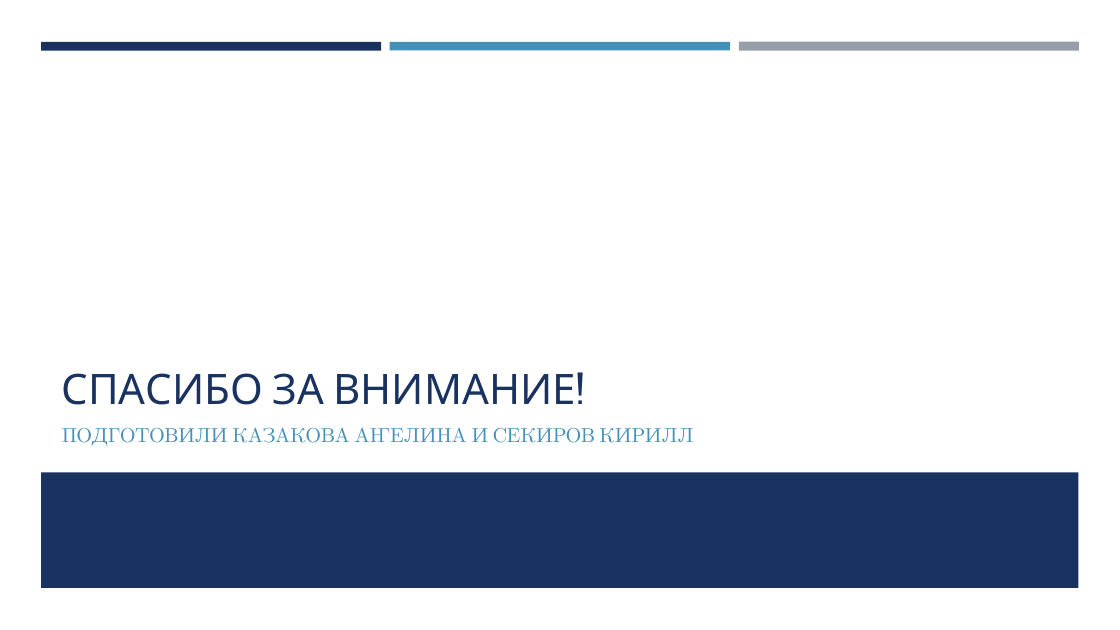
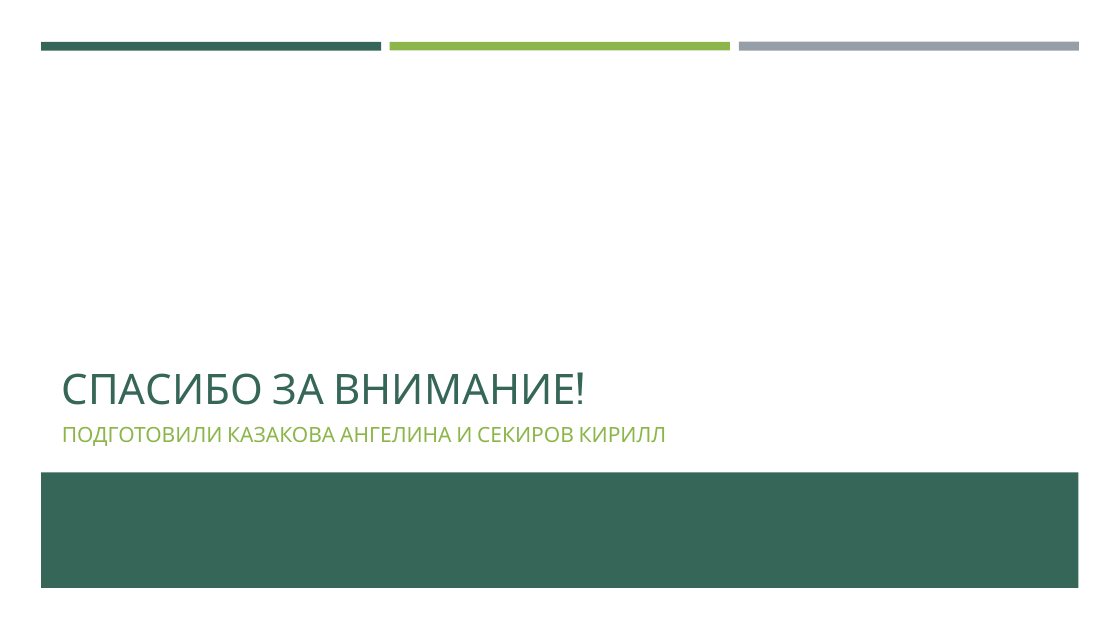
Before and after one commit to xexever/WEB-API-PROJECT, a slide deck: slide 7 of DecisionRandomizer1.pptx (slide 6 before the commit). Drawn at 1120x630 pixels with LibreOffice and Linux fonts; fonts in the diff are those of the drawing. Boxes give left, top, right and bottom in pixels: in the first picture for what was removed or moved away, otherwise in the second. Text is boxed around its words. In the diff, an @@ line names an element or a change of style, - is before the commit and + after.

```diff
--- a/DecisionRandomizer1.pptx
+++ b/DecisionRandomizer1.pptx
@@ rectangle at bbox=[41, 42, 381, 50]: fill #1A3260 to #366658 @@
@@ rectangle at bbox=[390, 42, 730, 50]: fill #4590B8 to #8CB64A @@
@@ title "СПАСИБО ЗА ВНИМАНИЕ!" at bbox=[62, 373, 576, 405]: text colour #1A3260 to #366658 @@
@@ text "ПОДГОТОВИЛИ КАЗАКОВА АНГЕЛИНА И СЕКИРОВ ..." at bbox=[62, 427, 667, 446]: text colour #4590B8 to #8CB64A @@
@@ rectangle at bbox=[41, 472, 1079, 588]: fill #1A3260 to #366658 @@
```
Also in this commit, not shown: 5 other slides changed, 1 slide added, 7 other files.
